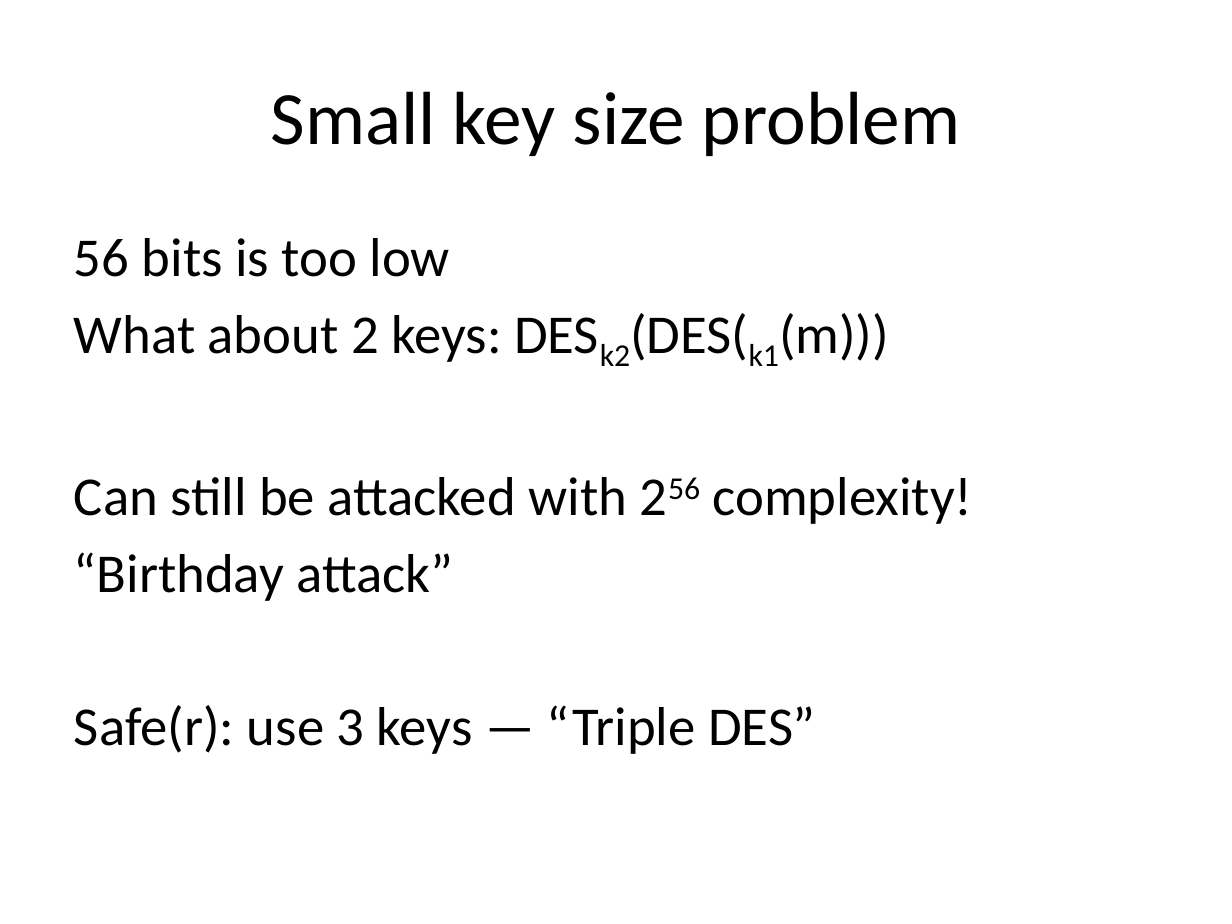
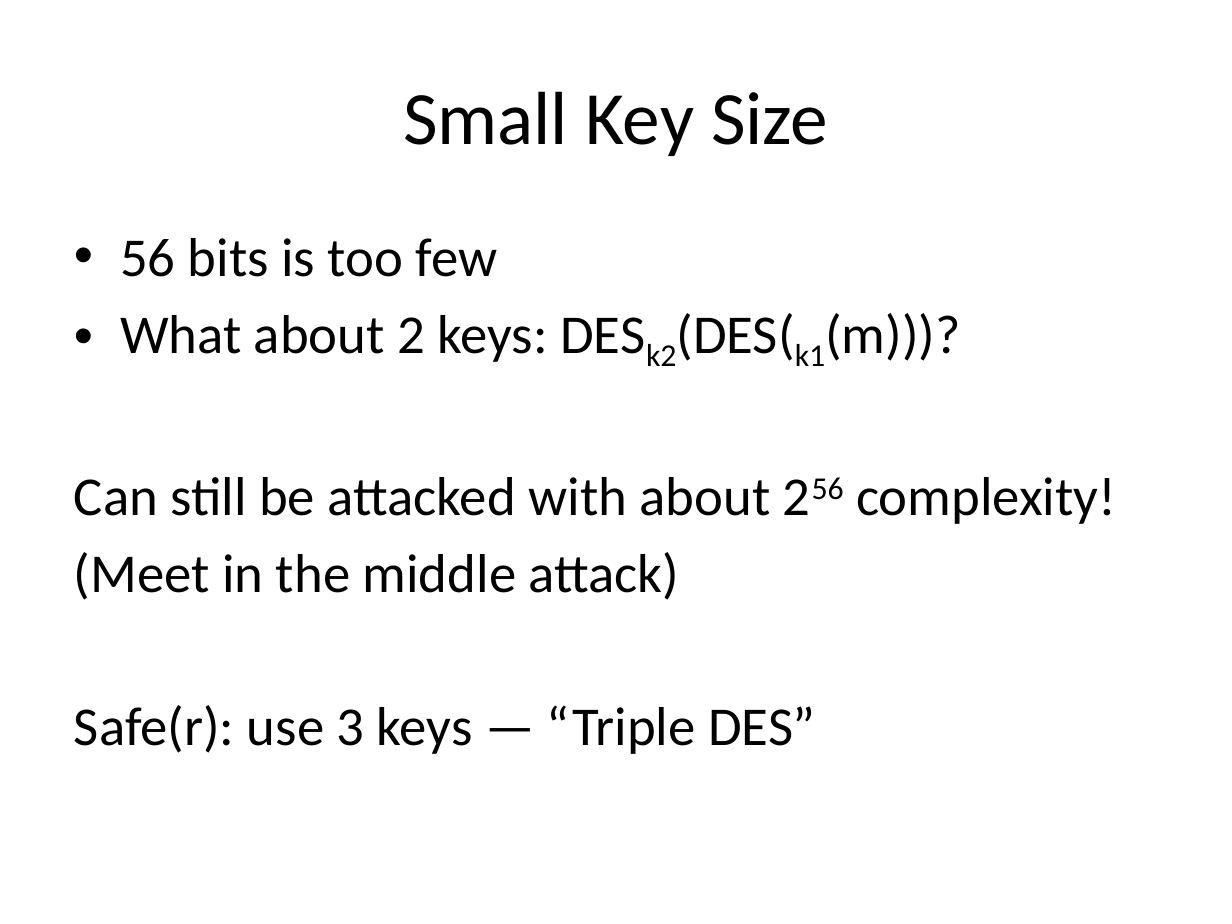
Before and after one commit to noise-lab/security-course, a slide deck: slide 38 of fall2016/lectures/4-Ciphers.pptx (slide 27 before the commit). Drawn at 1232x924 pixels with LibreOffice and Linux fonts; fonts in the diff are those of the drawing. Boxes give left, top, right and bottom in pixels: in the first picture for what was removed or moved away, otherwise in the second. Text is boxed around its words. In the diff, an @@ line names an element or a change of style, - is before the commit and + after.

Commit message:
more lecture updates

```diff
--- a/fall2016/lectures/4-Ciphers.pptx
+++ b/fall2016/lectures/4-Ciphers.pptx
@@ title at [403, 91, 828, 156]: text changed @@
-Small key size problem
+Small Key Size
@@ text at [74, 238, 1116, 600]: text changed @@
-56 bits is too low
-What about 2 keys: DESk2(DES(k1(m)))
-Can still be attacked with 256 complexity!
-“Birthday attack”
+• 56 bits is too few
+• What about 2 keys: DESk2(DES(k1(m)))?
+Can still be attacked with about 256 complexity!
+(Meet in the middle attack)
```
Also in this commit, not shown: 45 other slides changed, 2 slides added, 2 slides removed, 3 other files.
